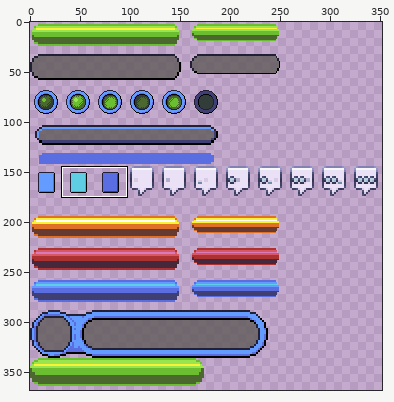
Edited in one commit: sprite sheet (Output/Assets/Textures/GUI/ui_atlas.png). The picture above shows the old version from afar; the outline marks the close-up.
Close-up. As it was:
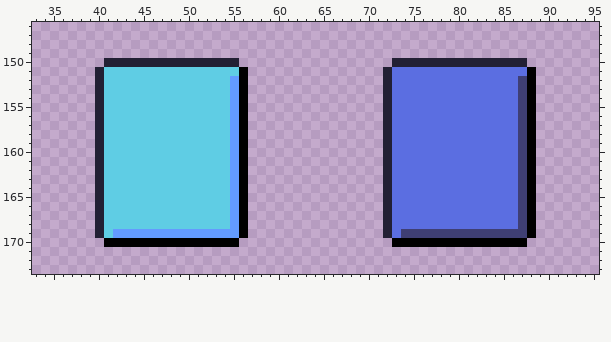
The file is 352x368 pixels. Colours within 5 levels of each other are drawn and written as one. Shown: x 33..95, y 146..173.
The result:
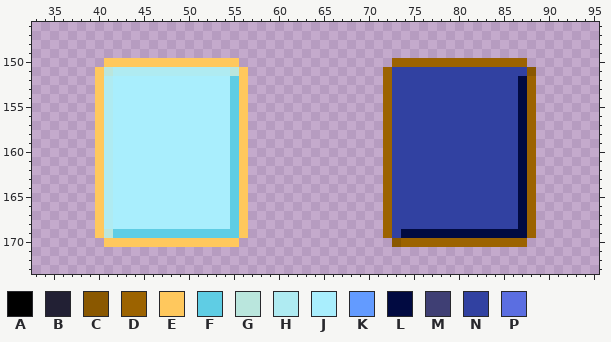
Palette (. is transparent): A #000000  B #222034  C #8a5800  D #9c6300  E #ffc85d  F #5fcde4  G #bae6dd  H #afebf2  J #a9eefd  K #639bff  L #010a41  M #3f3f74  N #3141a1  P #5b6ee1
Diff:
y 150: x 41..55 BBBBBBBBBBBBBBB -> EEEEEEEEEEEEEEE; x 73..87 BBBBBBBBBBBBBBB -> DDDDDDDDDDDDDDD
y 151: x 40..56 BFFFFFFFFFFFFFFFA -> EGHHHHHHHHHHHHHGE; x 72..88 BPPPPPPPPPPPPPPPA -> DNNNNNNNNNNNNNNNC
y 152..168: x 40..56 BFFFFFFFFFFFFFFKA -> EHJJJJJJJJJJJJJFE; x 72..88 BPPPPPPPPPPPPPPMA -> DNNNNNNNNNNNNNNLD
y 169: x 40..56 BFKKKKKKKKKKKKKKA -> EGFFFFFFFFFFFFFFE; x 72..88 BPMMMMMMMMMMMMMMA -> DNLLLLLLLLLLLLLLD
y 170: x 41..55 AAAAAAAAAAAAAAA -> EEEEEEEEEEEEEEE; x 73..87 AAAAAAAAAAAAAAA -> CDDDDDDDDDDDDDD
